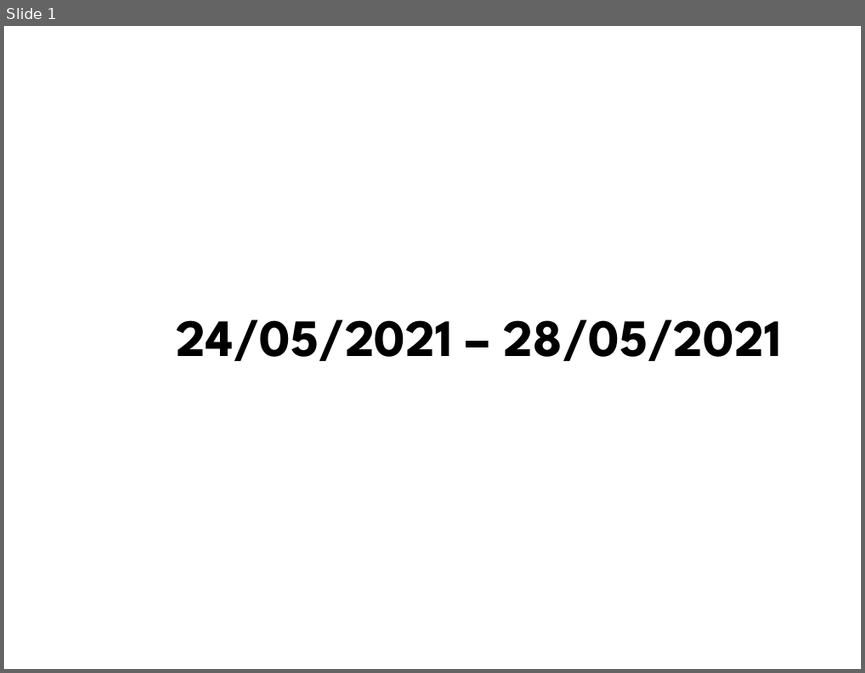
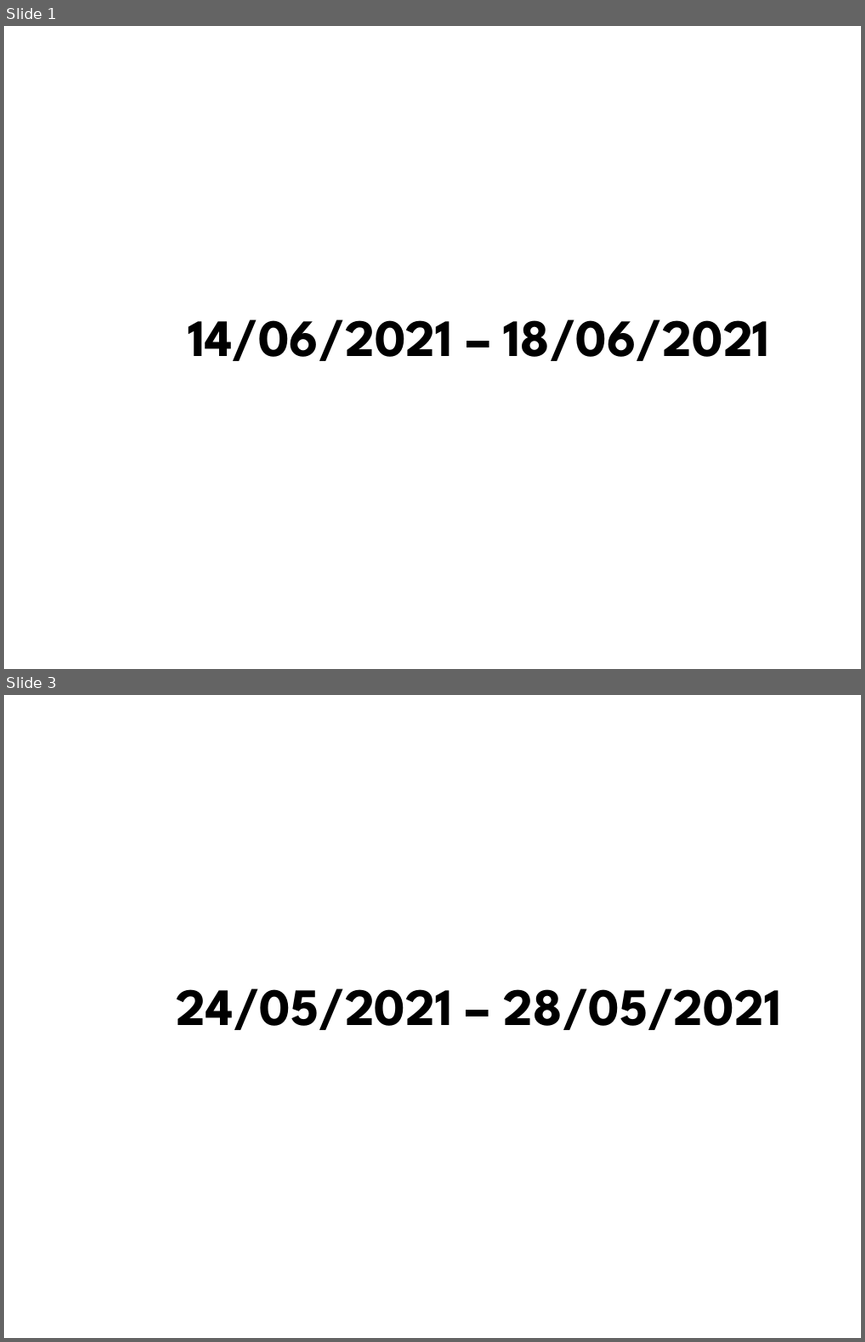
Before and after one commit to AXDELAROSA/CLASIFICACION_PIELES, a slide deck: Scripts_R100_Materiales/Folios_Transaccion/Docs/IT_DEV_FOLIOS_22102020.pptx. Shown one above the other, each under a label of ours: slide 1 before the commit, slides 1 and 3 after it; the slides between them are not shown. The pictures are 865x673 and 865x1342 pixels, drawn with LibreOffice and Linux fonts; fonts in the diff are those of the drawing; background and template pictures are left out. Boxes give left, top, right and bottom in pixels: in the first picture for what was removed or moved away, otherwise in the second. Text is boxed around its words. In the diff, an @@ line names an element or a change of style, - is before the commit and + after.

```diff
--- a/Scripts_R100_Materiales/Folios_Transaccion/Docs/IT_DEV_FOLIOS_22102020.pptx
+++ b/Scripts_R100_Materiales/Folios_Transaccion/Docs/IT_DEV_FOLIOS_22102020.pptx
@@ slide 1 added at [4, 26, 861, 669], background picture (left out) @@
@@ text added at [188, 319, 770, 361], 44 pt, text #000000, bold @@
+14/06/2021 – 18/06/2021
@@ what was slide 1 is now slide 3 @@
```
Also in this commit, not shown: 1 other slide added, 13 other files.
